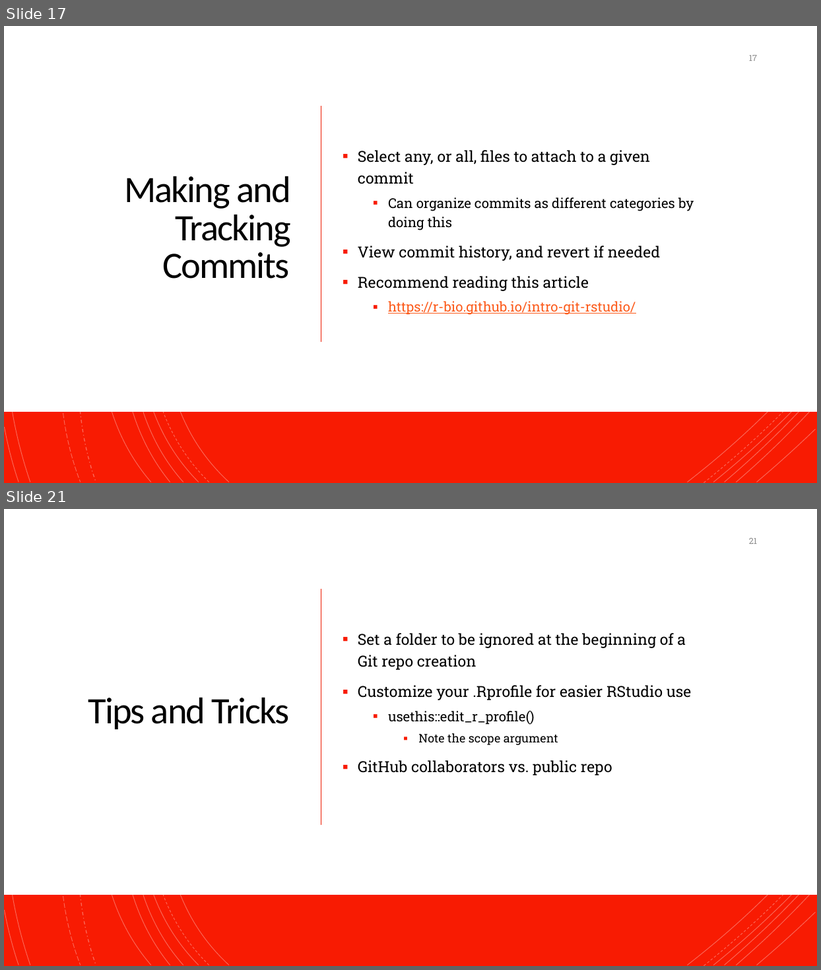
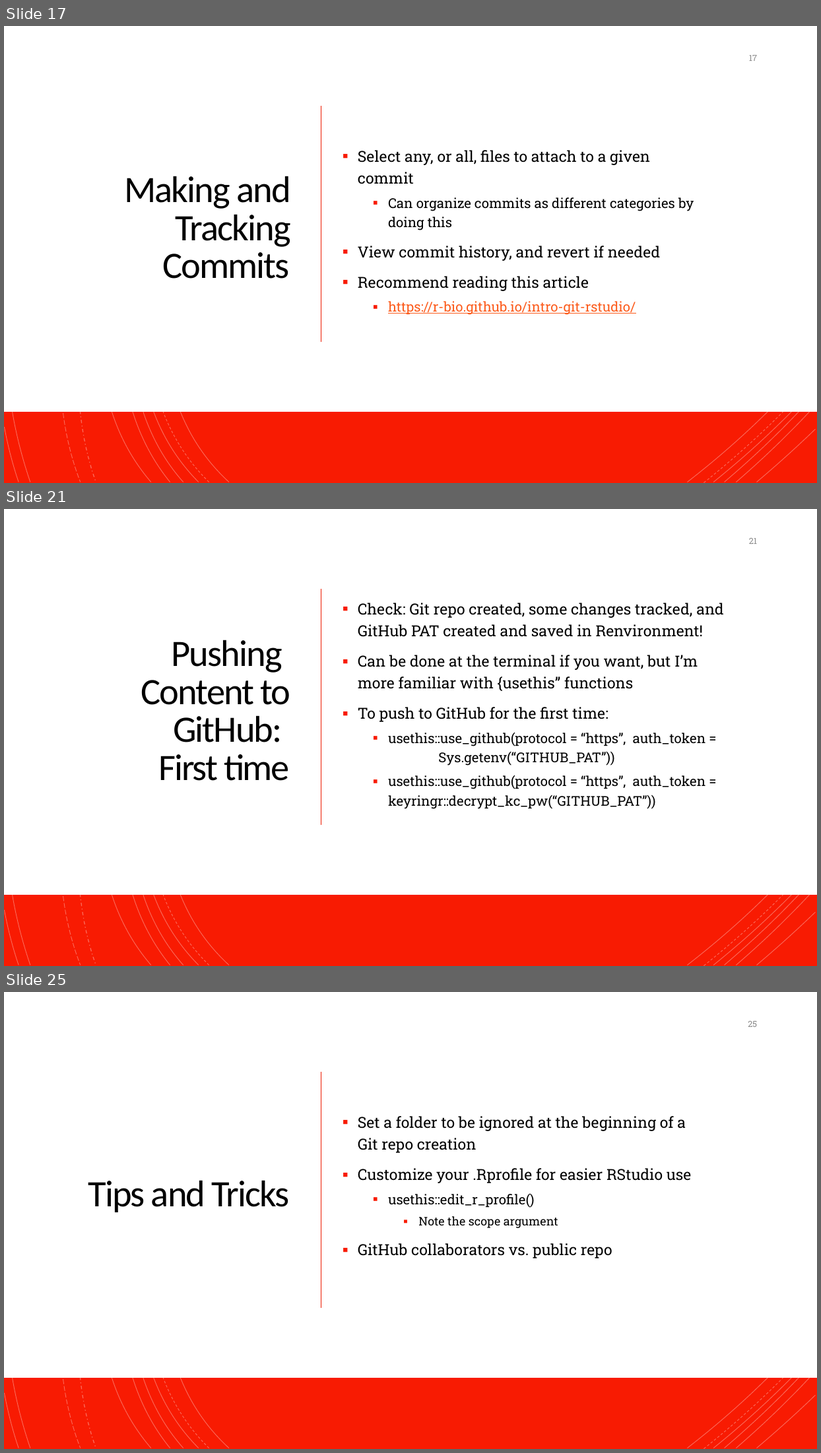
Before and after one commit to NeuroShepherd/R_Coding_Presentations, a slide deck: RStudio, Git, and Github/RStudio_Git_Github.pptx. Shown one above the other, each under a label of ours: slides 17 and 21 before the commit, slides 17, 21 and 25 after it; the slides between them are not shown. The pictures are 821x970 and 821x1453 pixels, drawn with LibreOffice and Linux fonts; fonts in the diff are those of the drawing. Boxes give left, top, right and bottom in pixels: in the first picture for what was removed or moved away, otherwise in the second. Text is boxed around its words. In the diff, an @@ line names an element or a change of style, - is before the commit and + after.

```diff
--- a/RStudio, Git, and Github/RStudio_Git_Github.pptx
+++ b/RStudio, Git, and Github/RStudio_Git_Github.pptx
@@ slide 21 added at [4,509,817,966], background #FFFFFF; not listed: 18 template elements that a slide beside it also shows @@
@@ rectangle added at [4,509,817,966], fill #F81B02 @@
@@ rectangle added at [4,509,817,895], fill #FFFFFF @@
@@ group added at [4,509,816,966]: 21 freeform shapes @@
@@ page number added at [749,538,757,544], 10 pt, text #8C8C8C @@
+21
@@ line added from (321, 589) to (321, 826), #ED1A02 1 pt @@
@@ text added at [358,603,724,809], 18 pt, text #000000 @@
+▪ Check: Git repo created, some changes tracked, and GitHub PAT created and saved in Renvironment!
+▪ Can be done at the terminal if you want, but I’m more familiar with {usethis” functions
+▪ To push to GitHub for the first time:
+  ▪ usethis::use_github(protocol = “https”, auth_token = Sys.getenv(“GITHUB_PAT”))
+  ▪ usethis::use_github(protocol = “https”, auth_token = keyringr::decrypt_kc_pw(“GITHUB_PAT”))
@@ title added at [141,640,290,781], 44 pt, text #000000 @@
+Pushing
+Content to GitHub:
+First time
@@ what was slide 21 is now slide 25 @@
@@ page number at [748,1021,757,1027]: text changed @@
-21
+25
```
Also in this commit, not shown: 8 slides changed, 3 other slides added, 3 other files.
